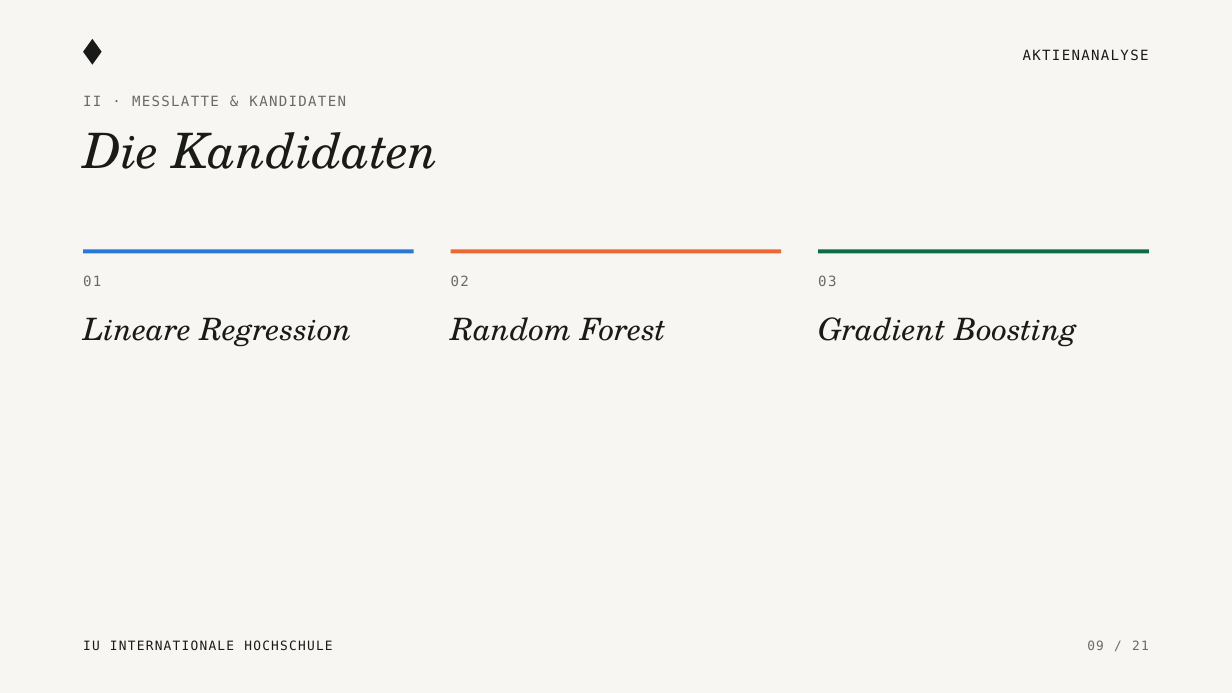
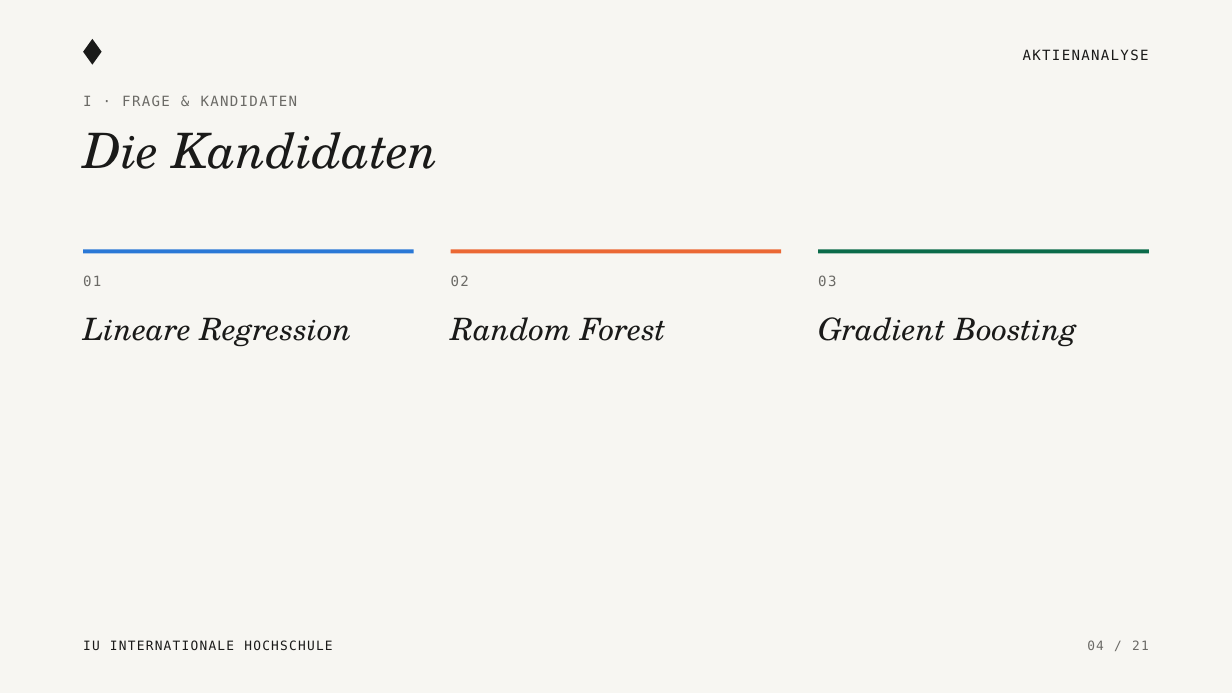
Before and after one commit to KonstantinosLamprou/stockanalysis, a slide deck: slide 4 of presentation/Aktienanalyse_Praesentation.pptx (slide 9 before the commit). Drawn at 1232x693 pixels with LibreOffice and Linux fonts; fonts in the diff are those of the drawing. Boxes give left, top, right and bottom in pixels: in the first picture for what was removed or moved away, otherwise in the second. Text is boxed around its words. In the diff, an @@ line names an element or a change of style, - is before the commit and + after.

```diff
--- a/presentation/Aktienanalyse_Praesentation.pptx
+++ b/presentation/Aktienanalyse_Praesentation.pptx
@@ text at (83, 95, 298, 106): text changed @@
-II · MESSLATTE & KANDIDATEN
+I · FRAGE & KANDIDATEN
@@ text at (1087, 640, 1149, 650): text changed @@
-09 / 21
+04 / 21
```
Also in this commit, not shown: 12 other slides changed, 2 slides added, 2 slides removed, 3 other files.
